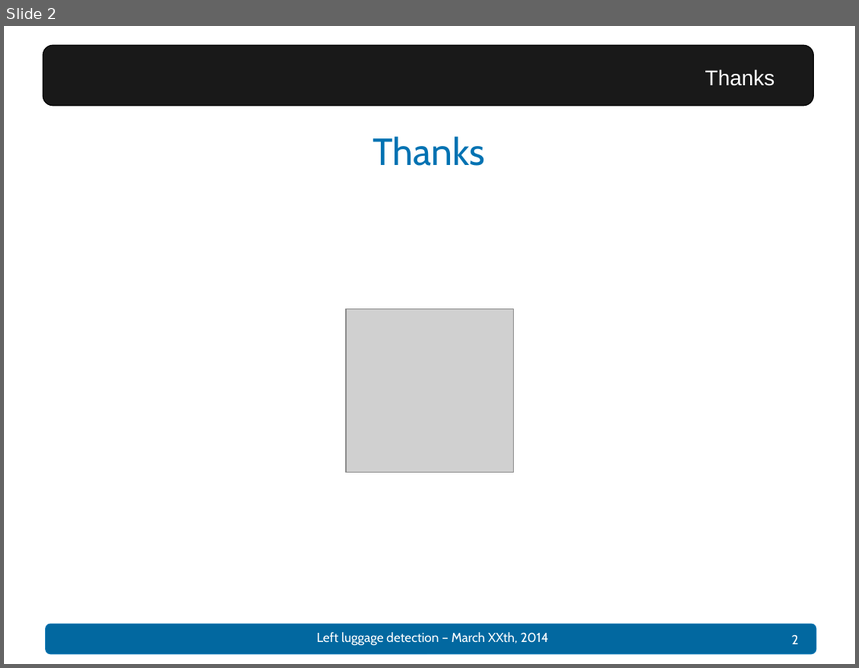
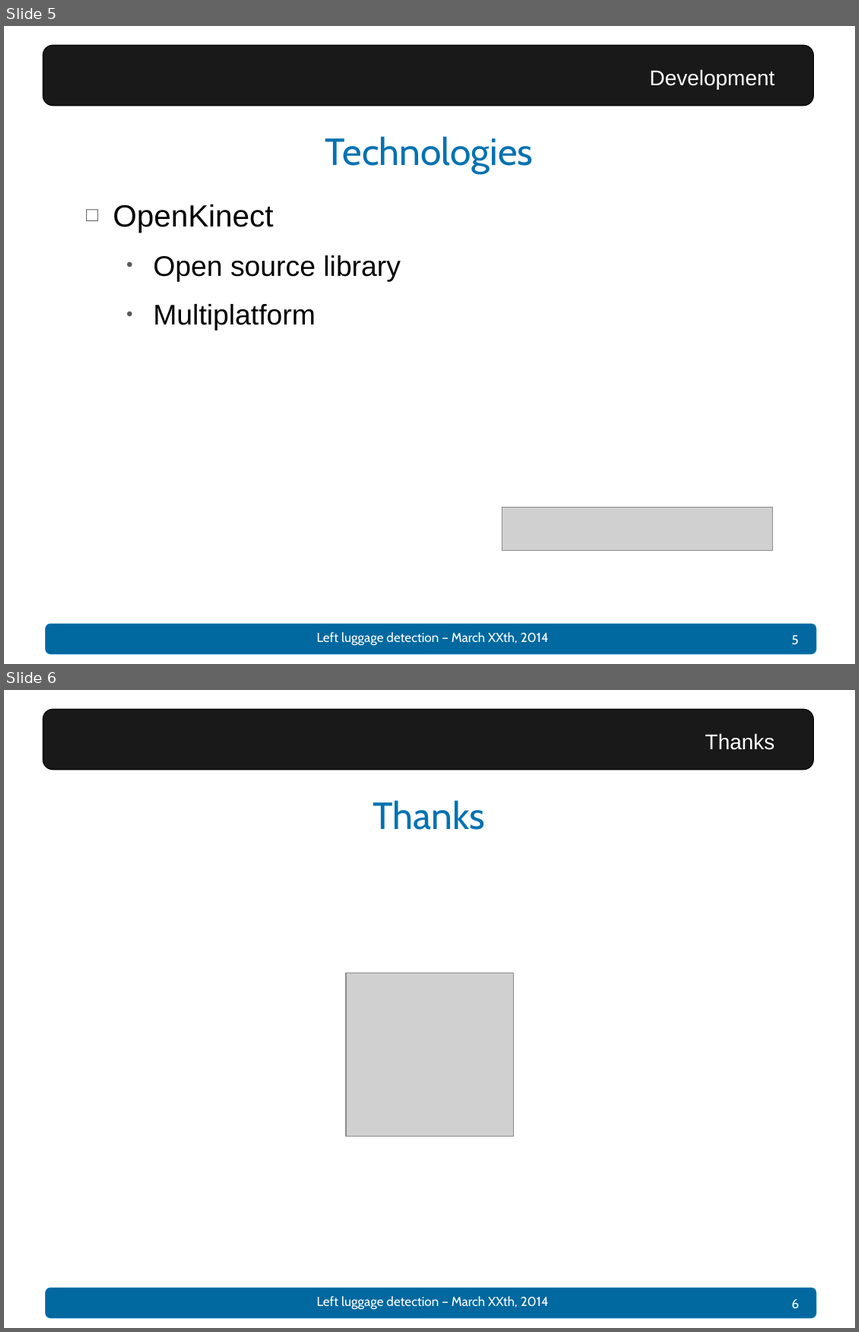
Before and after one commit to Dining-Engineers/left-luggage-detection, a slide deck: docs/Presentation - Left luggage detection.pptx. Shown one above the other, each under a label of ours: slide 2 before the commit, slides 5 and 6 after it. The pictures are 859x668 and 859x1332 pixels, drawn with LibreOffice and Linux fonts; fonts in the diff are those of the drawing; grey boxes stand for pictures; background and template pictures are left out. Boxes give left, top, right and bottom in pixels: in the first picture for what was removed or moved away, otherwise in the second. Text is boxed around its words. In the diff, an @@ line names an element or a change of style, - is before the commit and + after.

```diff
--- a/docs/Presentation - Left luggage detection.pptx
+++ b/docs/Presentation - Left luggage detection.pptx
@@ slide 5 added at box(4, 26, 855, 664), background #FFFFFF; not listed: 4 template elements that a slide beside it also shows @@
@@ text added at box(650, 69, 775, 89), 18 pt, text #FFFFFF @@
+Development
@@ title added at box(325, 136, 533, 173), 32 pt, text #0272B2 @@
+Technologies
@@ text added at box(113, 204, 401, 331), 24 pt, text #000000 @@
+□ OpenKinect
+  • Open source library
+  • Multiplatform
@@ picture added at box(502, 507, 772, 550) @@
@@ what was slide 2 is now slide 6 @@
@@ page number at box(792, 1300, 800, 1309): text changed @@
-2
+6
```
Also in this commit, not shown: 3 other slides added.
